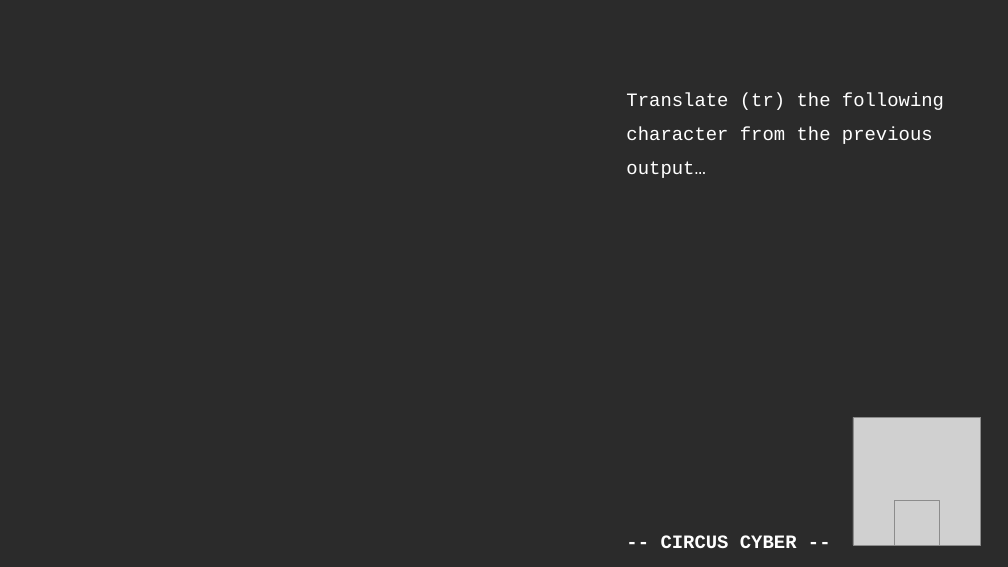
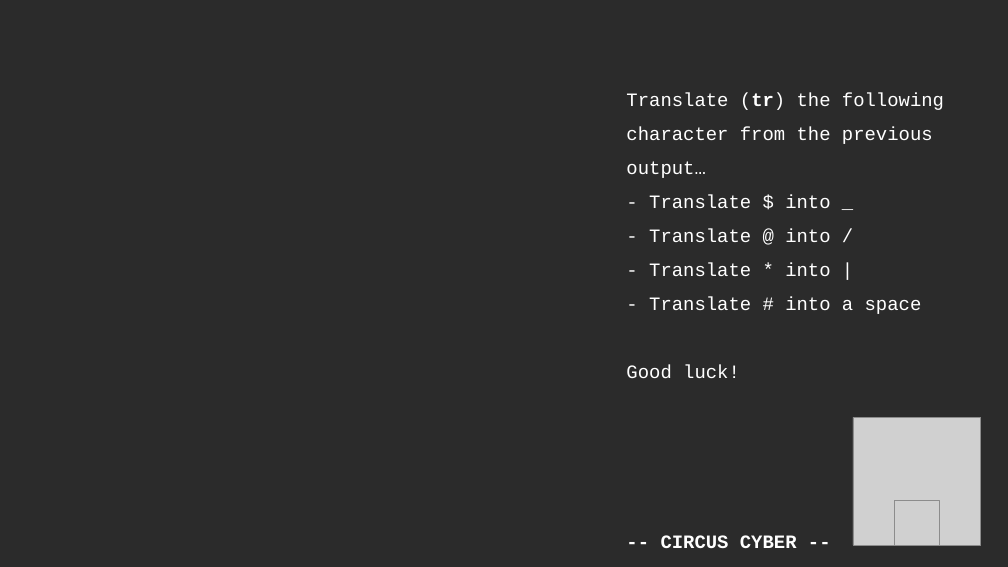
Before and after one commit to jdv-c2/challenge-3, a slide deck: slide 4 of hotel/solve-the-riddle.ppsx. Drawn at 1008x567 pixels with LibreOffice and Linux fonts; fonts in the diff are those of the drawing; grey boxes stand for pictures; background and template pictures are left out; a plain dark background stands for a picture behind light text. Boxes give left, top, right and bottom in pixels: in the first picture for what was removed or moved away, otherwise in the second. Text is boxed around its words. In the diff, an @@ line names an element or a change of style, - is before the commit and + after.

```diff
--- a/hotel/solve-the-riddle.ppsx
+++ b/hotel/solve-the-riddle.ppsx
@@ text at <box>626,92,944,178</box>: bold on in "(tr)" @@
@@ text at <box>626,195,922,379</box>: paragraphs added @@
+- Translate $ into _
+- Translate @ into /
+- Translate * into |
+- Translate # into a space
+Good luck!
```
Also in this commit, not shown: 3 other slides changed.
